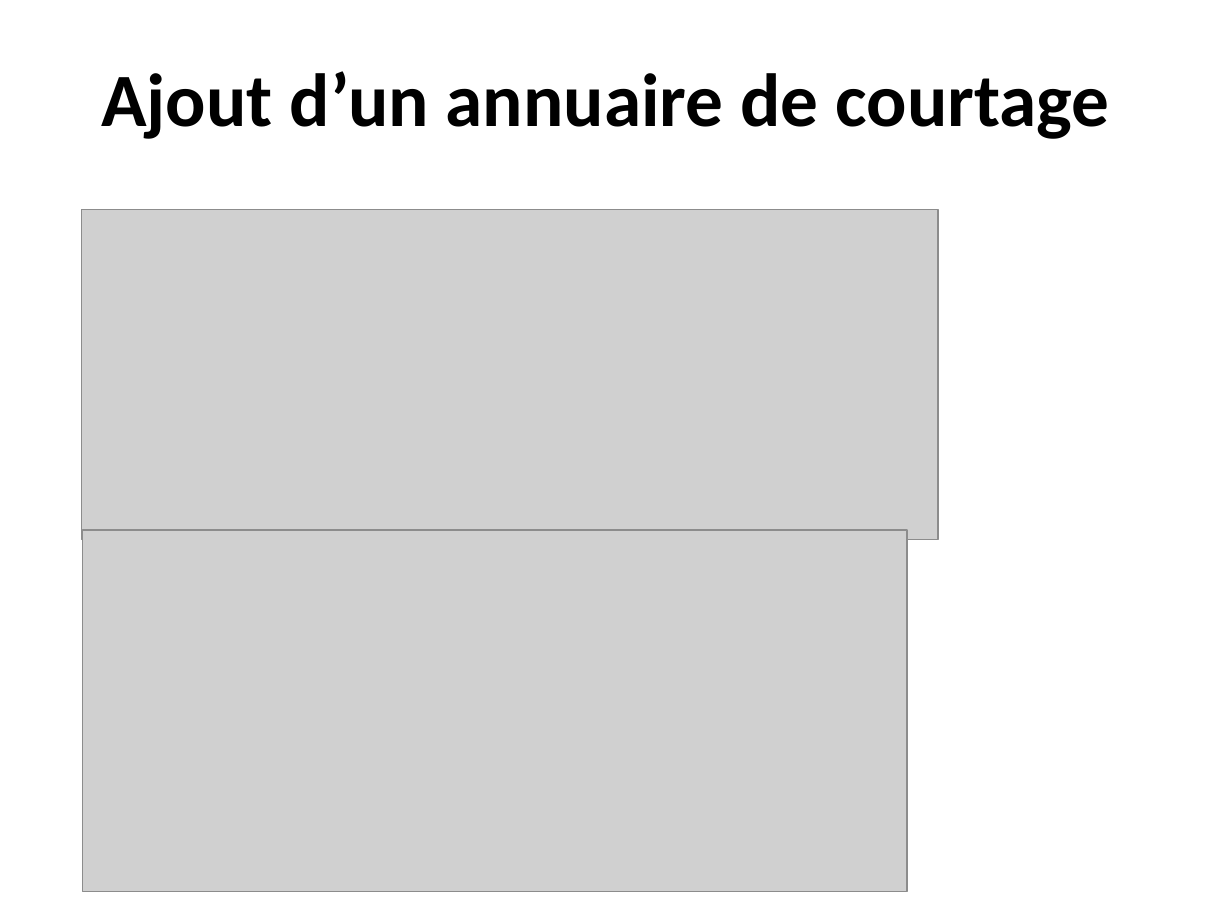
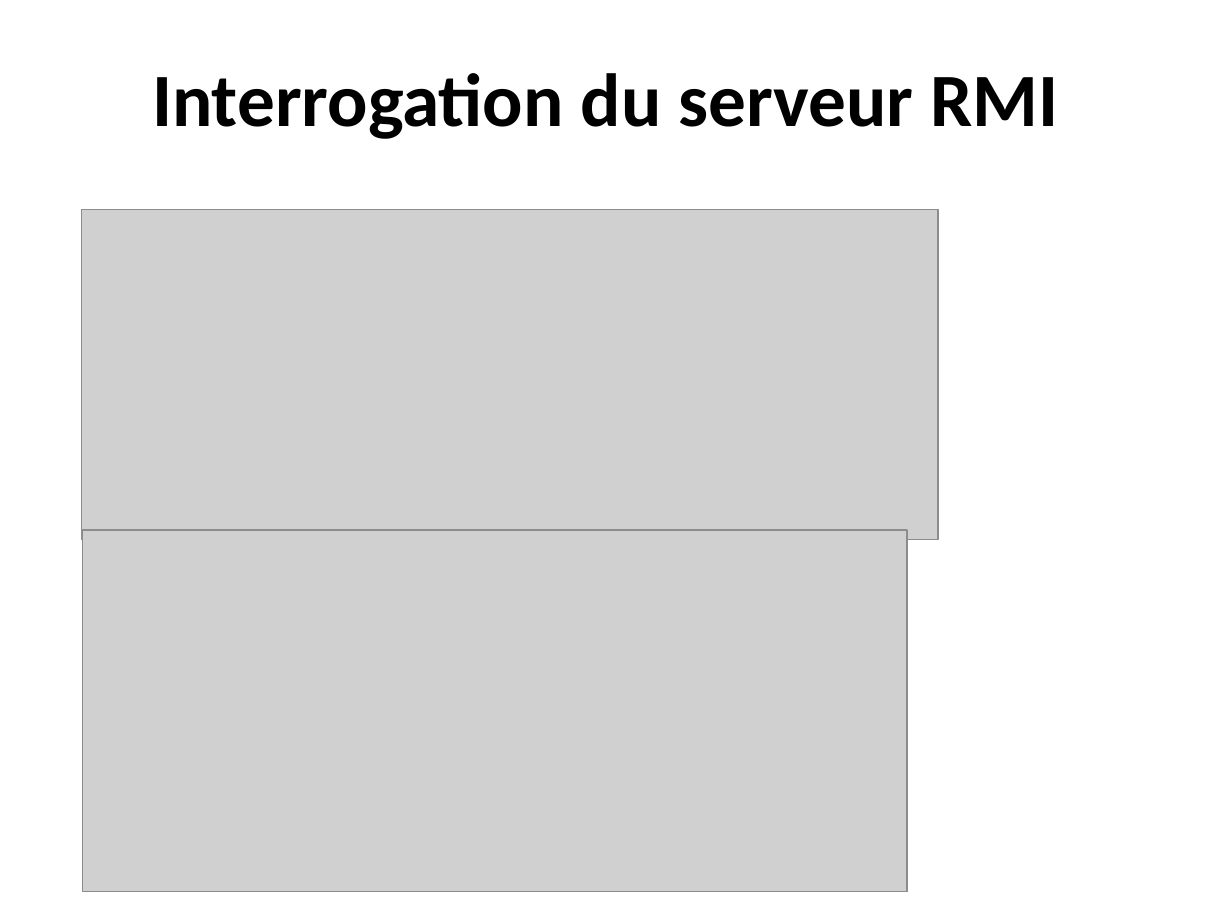
Before and after one commit to EudesRobin/mobilagent, a slide deck: slide 16 of rapport/sout_AR.pptx. Drawn at 1232x924 pixels with LibreOffice and Linux fonts; fonts in the diff are those of the drawing; grey boxes stand for pictures; background and template pictures are left out. Boxes give left, top, right and bottom in pixels: in the first picture for what was removed or moved away, otherwise in the second. Text is boxed around its words. In the diff, an @@ line names an element or a change of style, - is before the commit and + after.

```diff
--- a/rapport/sout_AR.pptx
+++ b/rapport/sout_AR.pptx
@@ text at box(152, 73, 1059, 139): text changed @@
-Ajout d’un annuaire de courtage
+Interrogation du serveur RMI
```
Also in this commit, not shown: 1 other file.
